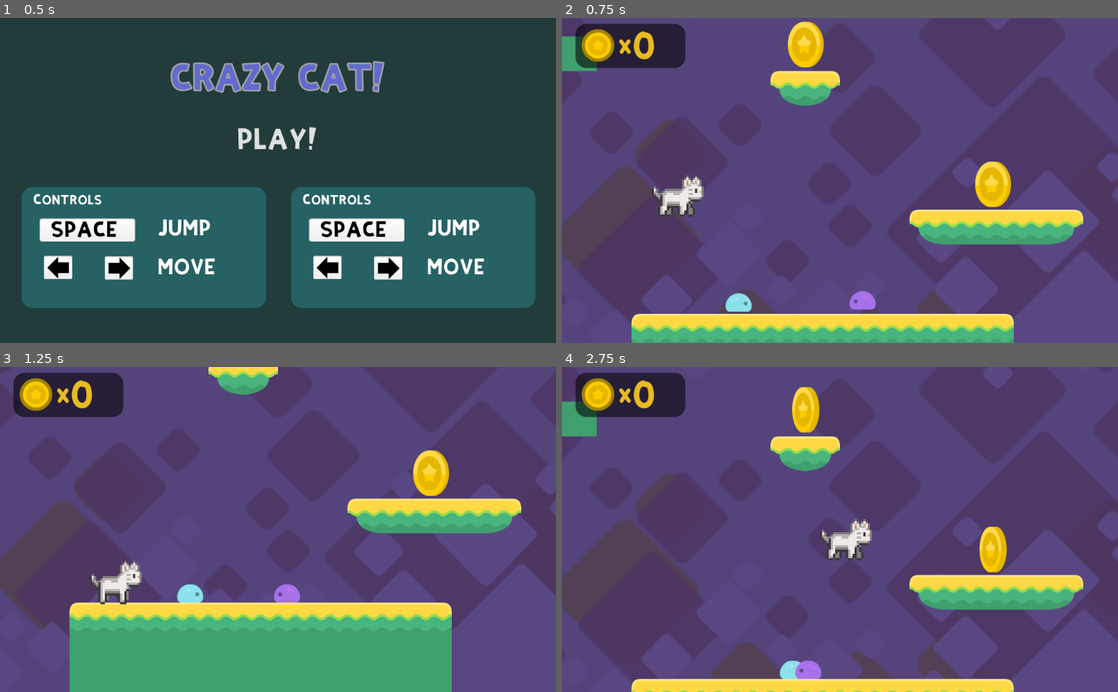
Above: before the commit, frames 1-4 (two rows, left to right).
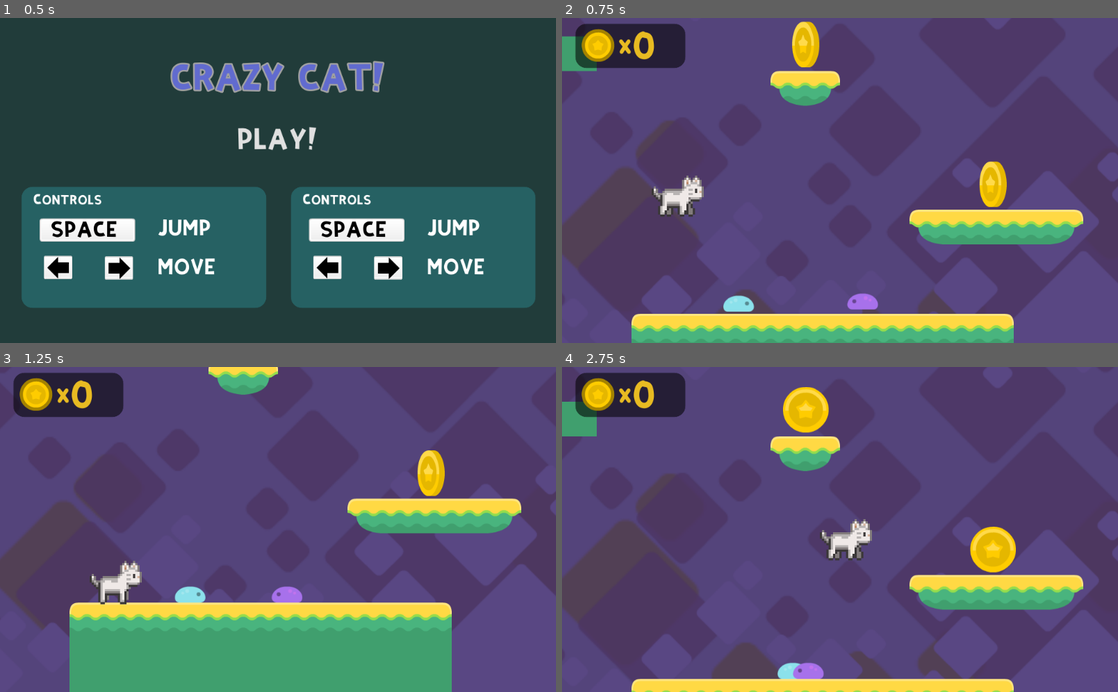
Above: after the commit, the same moments.

Repository: noantiq/CrazyCat
Game: Godot game, scene res://menus/TitleMenu/TitleMenu.tscn
Same seed, same stepped clock (60 frames per second), same inputs: the game is played once before the commit and once after it. The engine's default icon, where the game draws it, is replaced by a stand-in: a white triangle on a blue panel in a dark square.
Inputs:
- Up to frame 1 (0.5 s): no input
- Up to frame 2 (0.75 s): click "PLAY!" at 0.5 s
- Up to frame 3 (1.25 s): no input
- Up to frame 4 (2.75 s): tap Enter at 1.25 s; hold Ctrl (run) 1.28-2.03 s; hold D (right) from 1.28 s (still down); tap Space (jump) at 1.52, 2.27 s; tap Ctrl (run) at 2.1 s

Frame 1 is identical in both runs. In frame 2, 0.9% of the frame differs, in the area x 29-81%, y 1-91%; in frame 3, 0.5%; in frame 4, 1.2%, in the area x 38-82%, y 6-97%.

Commit message:
first draft of evil hands

Diff:
--- a/character/Character.gd
+++ b/character/Character.gd
@@ -90,3 +90,6 @@
 
 func _on_DeathTimer_timeout():
 	get_tree().change_scene("res://menus/GameOver.tscn")
+
+func caught():
+	$DeathTimer.start()
--- a/coin/Coin.tscn
+++ b/coin/Coin.tscn
@@ -51,7 +51,7 @@
 [node name="AnimatedSprite" type="AnimatedSprite" parent="."]
 frames = ExtResource( 1 )
 animation = "spin"
-frame = 1
+frame = 2
 playing = true
 
 [node name="AnimationPlayer" type="AnimationPlayer" parent="."]
--- a/enemy/enemy.tscn
+++ b/enemy/enemy.tscn
@@ -36,6 +36,7 @@
 [node name="Sprite" type="AnimatedSprite" parent="."]
 frames = SubResource( 1 )
 animation = "crawl"
+frame = 1
 playing = true
 
 [node name="CollisionShape2D" type="CollisionShape2D" parent="."]
--- a/hud/HUD.gd
+++ b/hud/HUD.gd
@@ -11,3 +11,7 @@
 	_ready()
 	if coins == coins_win:
 		get_tree().change_scene("res://menus/Win.tscn")
+
+
+func _on_Hands_hands_caught_player():
+	pass # Replace with function body.
